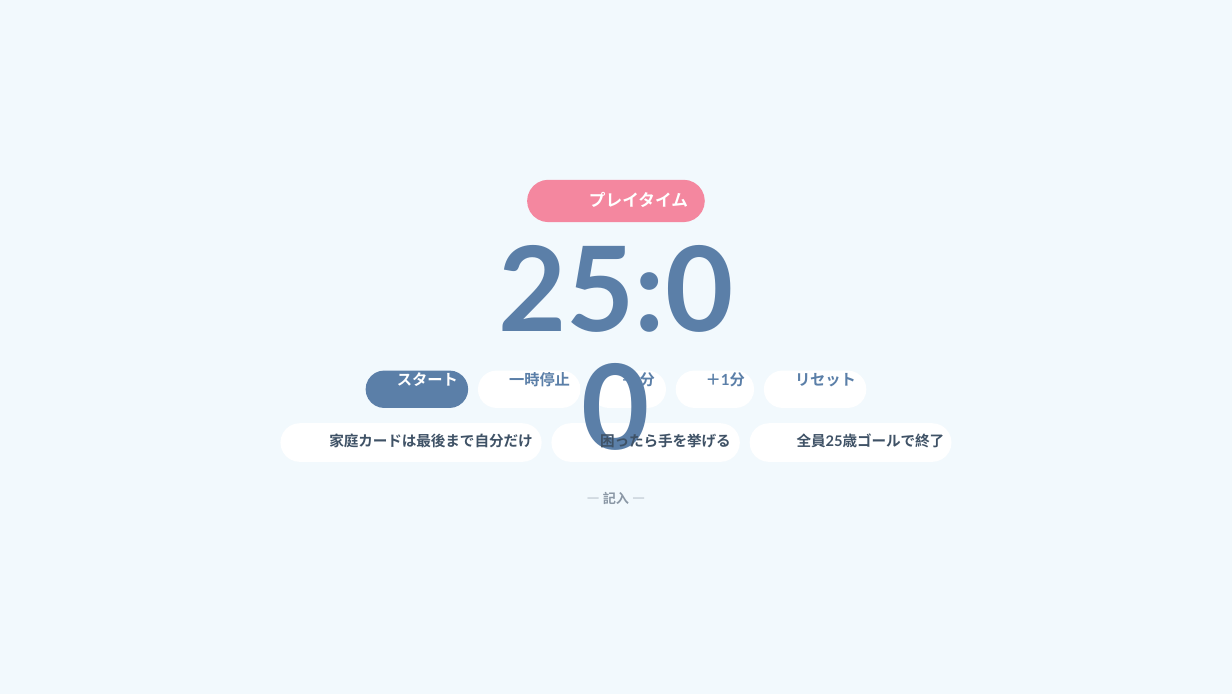
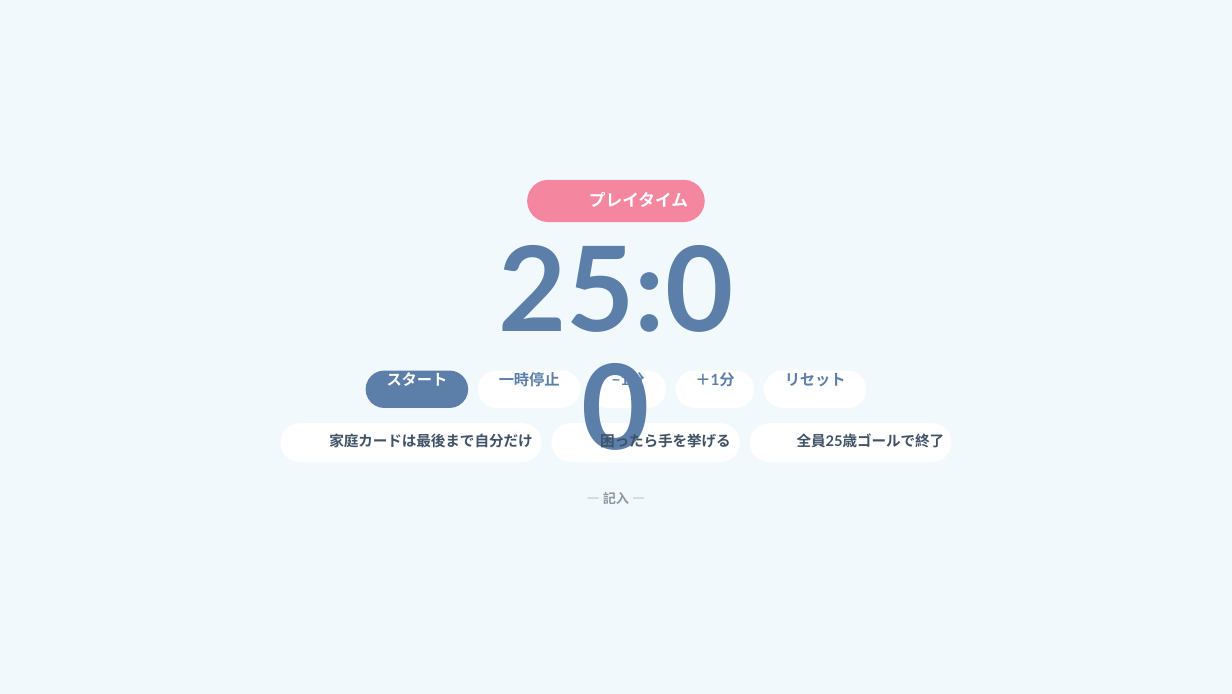
Before and after one commit to arico1101/door-world-short-online, a slide deck: slide 14 of slides.pptx. Drawn at 1232x694 pixels with LibreOffice and Linux fonts; fonts in the diff are those of the drawing; background and template pictures are left out. Boxes give left, top, right and bottom in pixels: in the first picture for what was removed or moved away, otherwise in the second. Text is boxed around its words. In the diff, an @@ line names an element or a change of style, - is before the commit and + after.

```diff
--- a/slides.pptx
+++ b/slides.pptx
@@ text "スタート": place and size @@
-text "スタート" at (397,370,458,386)
+text "スタート" at (387,370,448,386)
@@ text "一時停止": place and size @@
-text "一時停止" at (509,372,570,387)
+text "一時停止" at (499,372,560,387)
@@ text "−1分": place and size @@
-text "−1分" at (622,372,655,389)
+text "−1分" at (612,372,645,389)
@@ text "＋1分": place and size @@
-text "＋1分" at (706,372,745,386)
+text "＋1分" at (695,372,734,386)
@@ text "リセット": place and size @@
-text "リセット" at (795,373,856,386)
+text "リセット" at (785,373,846,386)
```
Also in this commit, not shown: 11 other slides changed.
